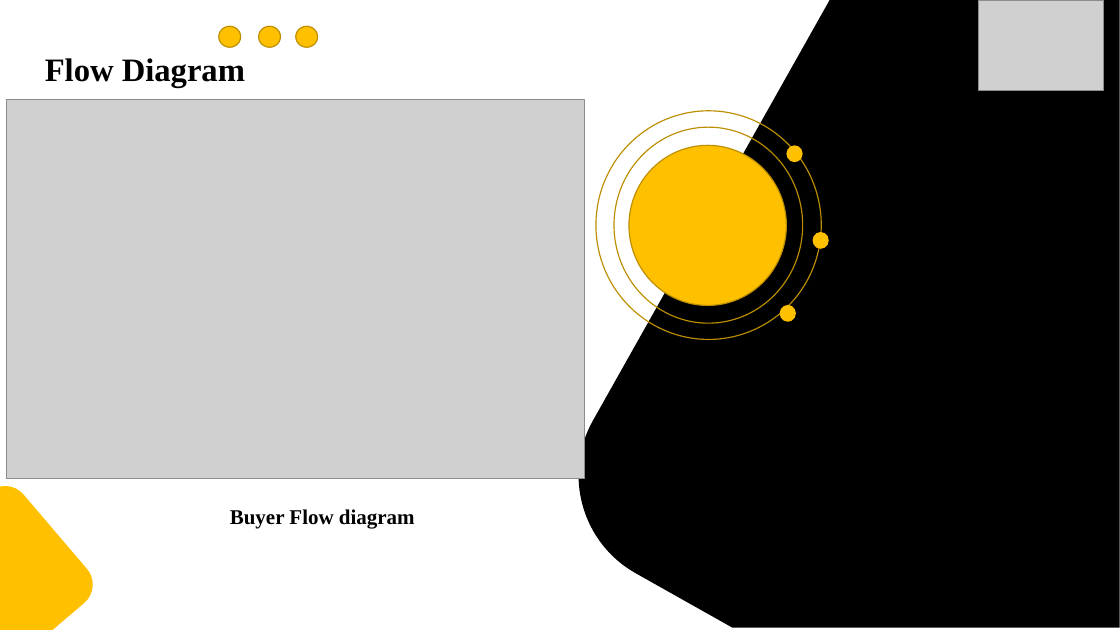
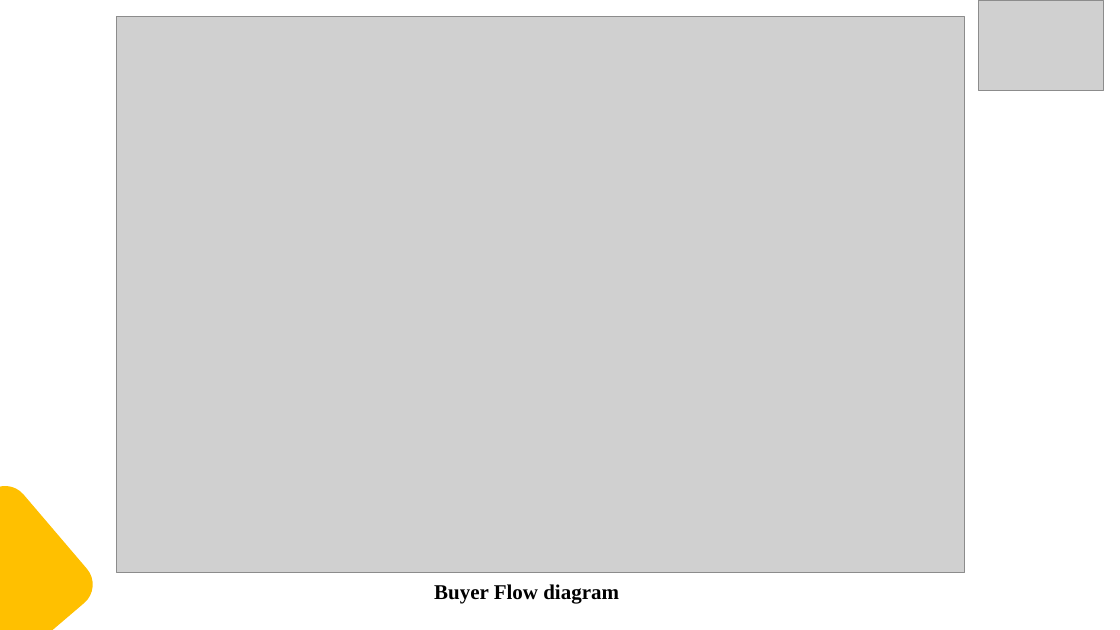
Before and after one commit to usamasshafique/NewsMavens, a slide deck: slide 13 of Progress Presentation/News Mavens Presentation (Final).pptx. Drawn at 1120x630 pixels with LibreOffice and Linux fonts; fonts in the diff are those of the drawing; grey boxes stand for pictures. Boxes give left, top, right and bottom in pixels: in the first picture for what was removed or moved away, otherwise in the second. Text is boxed around its words. In the diff, an @@ line names an element or a change of style, - is before the commit and + after.

Commit message:
up

```diff
--- a/Progress Presentation/News Mavens Presentation (Final).pptx
+++ b/Progress Presentation/News Mavens Presentation (Final).pptx
@@ picture: place and size @@
-picture at <box>7,99,586,478</box>
+picture at <box>117,17,965,572</box>
@@ ellipse removed at <box>218,26,240,47</box> @@
@@ ellipse removed at <box>259,26,281,47</box> @@
@@ ellipse removed at <box>296,26,318,47</box> @@
@@ freeform shape removed at <box>538,0,1120,630</box> @@
@@ text removed at <box>45,58,245,88</box> @@
-Flow Diagram
@@ ellipse removed at <box>596,111,821,339</box> @@
@@ ellipse removed at <box>614,127,803,323</box> @@
@@ ellipse removed at <box>629,145,786,306</box> @@
@@ ellipse removed at <box>786,145,802,162</box> @@
@@ ellipse removed at <box>812,232,828,249</box> @@
@@ ellipse removed at <box>780,305,796,322</box> @@
@@ text "Buyer Flow diagram": place and size @@
-text "Buyer Flow diagram" at <box>230,509,415,529</box>
+text "Buyer Flow diagram" at <box>434,584,619,604</box>
```
Also in this commit, not shown: 9 other slides changed.
